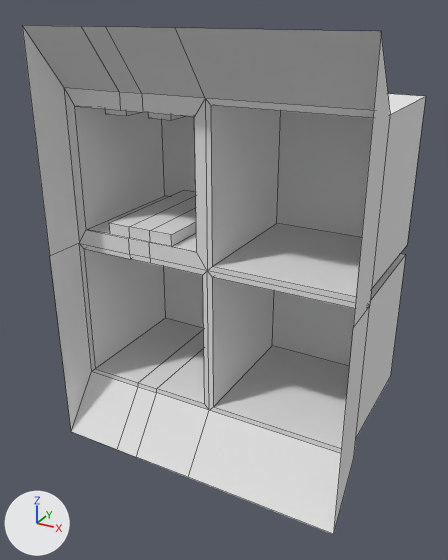
One commit to the OBJ model art/3D_Env/3D_Assets/3D_Models/Env_Models/WallCells.obj: the scene before it, then after it.
Before and after are seen from a 50 mm lens placed at (5.27, -5.62, 8.57), pointed at (-0.05, 4.06, 3.73). Arrows for +X, +Y and +Z are at lower left; the lights stay in place. The first picture is the older version. Mesh edges are drawn as thin lines. Where no turn or scale is listed for an object, it has been applied to the vertices.

In view in the first picture: 'WallCells'.
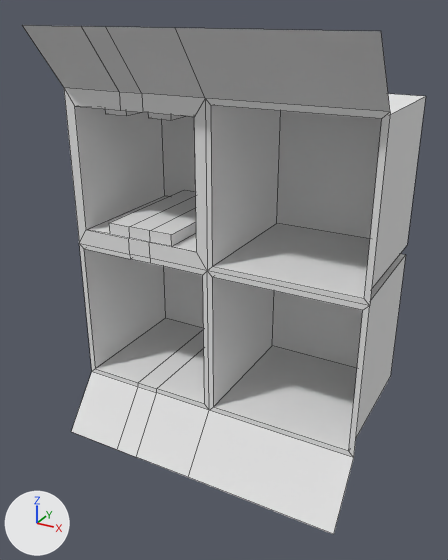
The change, as a list of edits to the scene's bpy script:
```text
Change me_wallcells:
    used by ob_wallcells; location = (0.0, 0.0, 0.0)
    verts and faces of me_wallcells; kept vertices keep their numbers, new ones are numbered from 107
    before: 0 (3.0, 2.5, 0.1) at pixel (333, 534), 2 (3.0, 3.34, 1.17) at pixel (353, 457), 4 (3.0, 3.34, 7.23) at pixel (390, 111), 6 (3.0, 2.5, 8.3) at pixel (381, 31), 8 (3.0, 3.34, 4.2) at pixel (369, 305)
    before: 47 (3.0, 2.5, 4.2) at pixel (353, 327)
    before: 1 (-3.0, 2.5, 0.1) at pixel (71, 431), 3 (-3.0, 3.34, 1.17) at pixel (91, 371), 5 (-3.0, 3.34, 7.23) at pixel (63, 87), 7 (-3.0, 2.5, 8.3) at pixel (22, 25), 9 (-3.0, 3.34, 4.2) at pixel (79, 243)
    before: 48 (-3.0, 2.5, 4.2) at pixel (49, 256)
    remove me_wallcells.from_pydata(...)  # 107 vertices, 100 faces; spans x -3.0..3.0, y 2.5..6.14, z 0.1..8.3
    add me_wallcells.from_pydata(...)  # 105 vertices, 96 faces; spans x -3.0..3.0, y 2.5..6.14, z 0.1..8.3
    me_wallcells part 1
    add delete_vertices([47])  # with the faces that use them
    me_wallcells part 2
    add delete_vertices([48])  # with the faces that use them
```

Where the change shows, as pixel boxes [x1, y1, x2, y2] in the pictures (448 x 560 px):
part 1 of me_wallcells, deleted
    before: [334, 35, 390, 532]
part 2 of me_wallcells, deleted
    before: [22, 26, 92, 430]
